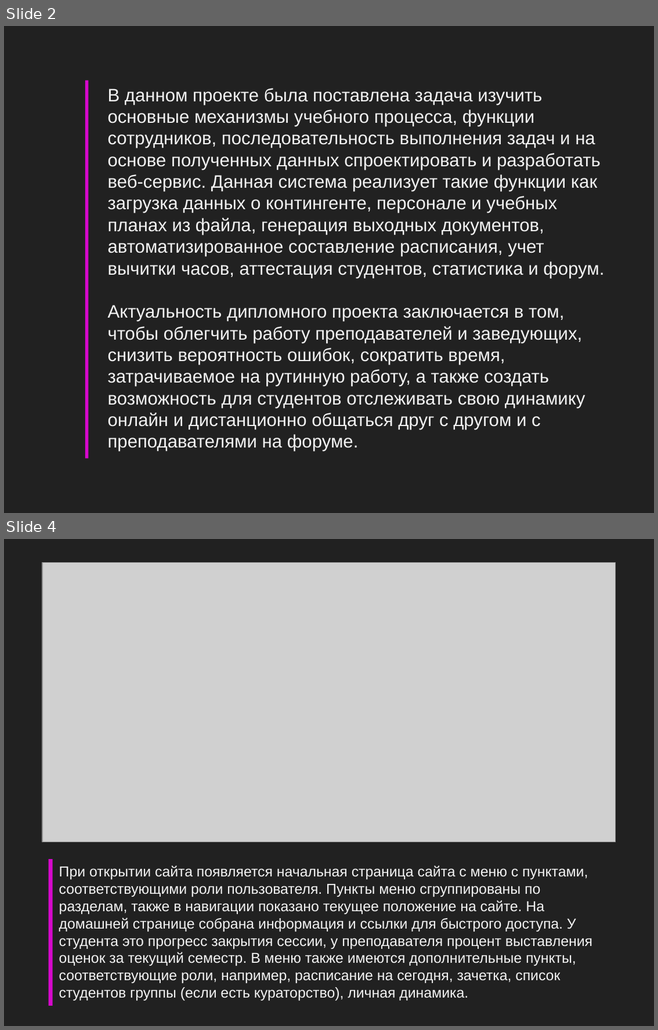
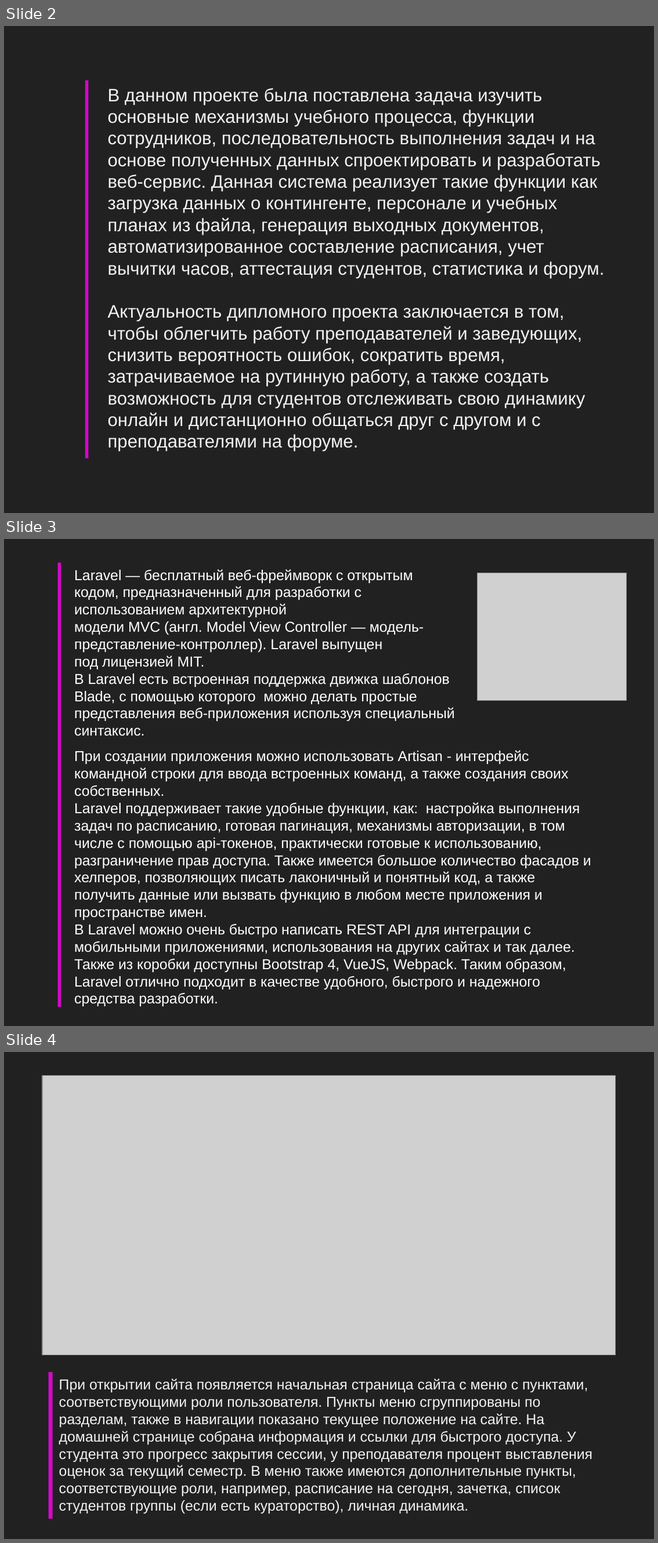
Before and after one commit to afanasyevadina/project, a slide deck: Разработка информационной системы колледжа.pptx. Shown one above the other, each under a label of ours: slides 2 and 4 before the commit, slides 2, 3 and 4 after it; the slides between them are not shown. The pictures are 658x1030 and 658x1543 pixels, drawn with LibreOffice and Linux fonts; fonts in the diff are those of the drawing; grey boxes stand for pictures. Boxes give left, top, right and bottom in pixels: in the first picture for what was removed or moved away, otherwise in the second. Text is boxed around its words. In the diff, an @@ line names an element or a change of style, - is before the commit and + after.

```diff
--- a/Разработка информационной системы колледжа.pptx
+++ b/Разработка информационной системы колледжа.pptx
@@ slide 3 added at [4,539,654,1026], background #212121 @@
@@ rectangle added at [58,562,61,1006], fill #D608CC @@
@@ text added at [74,569,454,736], 16 pt, text #FFFFFF @@
+Laravel — бесплатный веб-фреймворк с открытым кодом, предназначенный для разработки с использованием архитектурной модели MVC (англ. Model View Controller — модель-представление-контроллер). Laravel выпущен под лицензией MIT.
+В Laravel есть встроенная поддержка движка шаблонов Blade, с помощью которого можно делать простые представления веб-приложения используя специальный синтаксис.
@@ picture added at [477,573,626,701] @@
@@ text added at [74,750,591,1006], 16 pt, text #FFFFFF @@
+При создании приложения можно использовать Artisan - интерфейс командной строки для ввода встроенных команд, а также создания своих собственных.
+Laravel поддерживает такие удобные функции, как: настройка выполнения задач по расписанию, готовая пагинация, механизмы авторизации, в том числе с помощью api-токенов, практически готовые к использованию, разграничение прав доступа. Также имеется большое количество фасадов и хелперов, позволяющих писать лаконичный и понятный код, а также получить данные или вызвать функцию в любом месте приложения и пространстве имен.
+В Laravel можно очень быстро написать REST API для интеграции с мобильными приложениями, использования на других сайтах и так далее. Также из коробки доступны Bootstrap 4, VueJS, Webpack. Таким образом, Laravel отлично подходит в качестве удобного, быстрого и надежного средства разработки.
```
Also in this commit, not shown: 2 slides changed, 2 slides removed, 22 other files.
